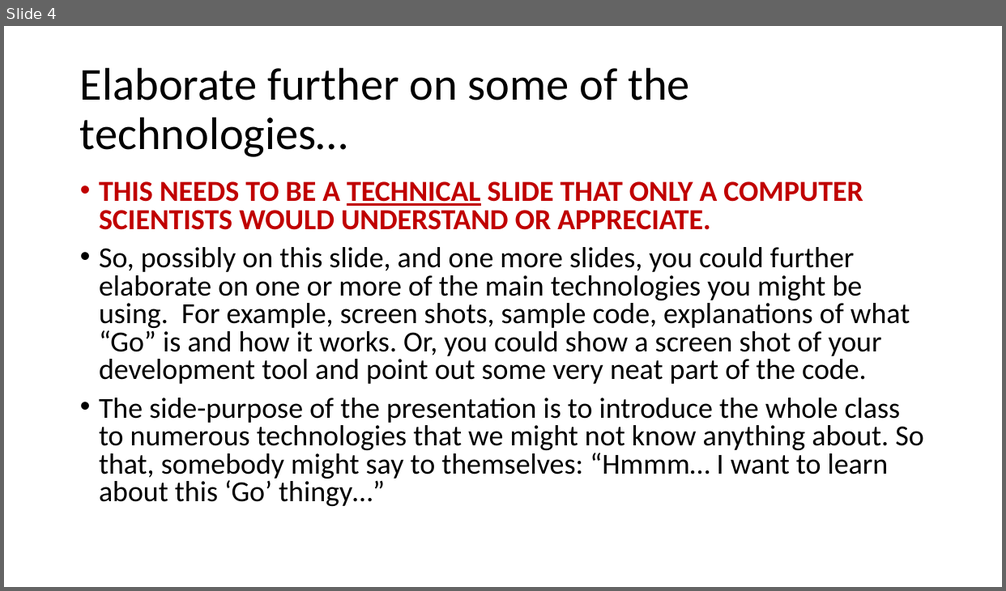
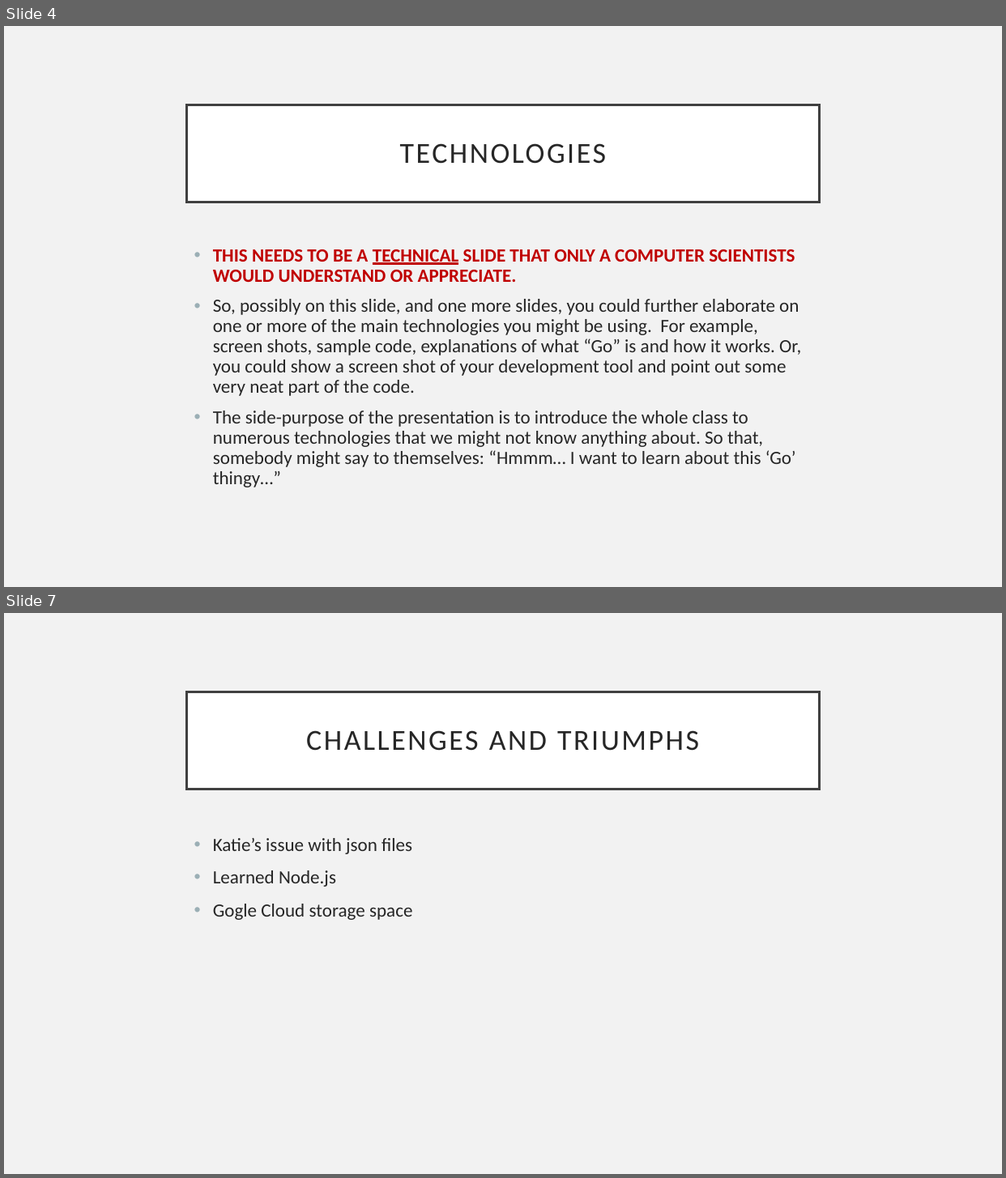
Before and after one commit to pauleanderson/capstone-spring-2018-team-7, a slide deck: midterm presentation/Presentation-StartingTemplate.pptx. Shown one above the other, each under a label of ours: slide 4 before the commit, slides 4 and 7 after it; the slides between them are not shown. The pictures are 1006x591 and 1006x1178 pixels, drawn with LibreOffice and Linux fonts; fonts in the diff are those of the drawing. Boxes give left, top, right and bottom in pixels: in the first picture for what was removed or moved away, otherwise in the second. Text is boxed around its words. In the diff, an @@ line names an element or a change of style, - is before the commit and + after.

```diff
--- a/midterm presentation/Presentation-StartingTemplate.pptx
+++ b/midterm presentation/Presentation-StartingTemplate.pptx
@@ slide 7 added at <box>4,613,1002,1174</box>, background #F2F2F2 @@
@@ title added at <box>187,692,819,789</box>, fill #FFFFFF, outline #404040 2.5 pt, 28 pt, text #262626 @@
+CHALLENGES AND TRIUMPHS
@@ text added at <box>213,838,412,920</box>, 18 pt, text #262626 @@
+• Katie’s issue with json files
+• Learned Node.js
+• Gogle Cloud storage space
@@ slide 4 changed as well @@
@@ background #FFFFFF to #F2F2F2 @@
@@ title "TECHNOLOGIES": place and size @@
-title "TECHNOLOGIES" at <box>80,67,690,157</box>
+title "TECHNOLOGIES" at <box>187,105,819,202</box>
@@ title "TECHNOLOGIES" at <box>187,105,819,202</box>: fill none to #FFFFFF; outline none to #404040 2.5 pt @@
@@ title at <box>400,143,606,164</box>: text changed; size 44 to 28 pt; text colour #000000 to #262626 @@
-Elaborate further on some of the technologies…
+TECHNOLOGIES
@@ text "THIS NEEDS TO BE A ...": place and size @@
-text "THIS NEEDS TO BE A ..." at <box>99,182,923,506</box>
+text "THIS NEEDS TO BE A ..." at <box>213,250,801,488</box>
@@ text "THIS NEEDS TO BE A ..." at <box>213,250,801,488</box>: size 28 to 18 pt; text colour #000000 to #262626 in "So, possibly on this slide, and one ...", "The side-purpose of the presentation is to ..."; line spacing 0.8 to 0.9 @@
```
Also in this commit, not shown: 2 other slides changed, 4 other slides added, 5 slides removed.
